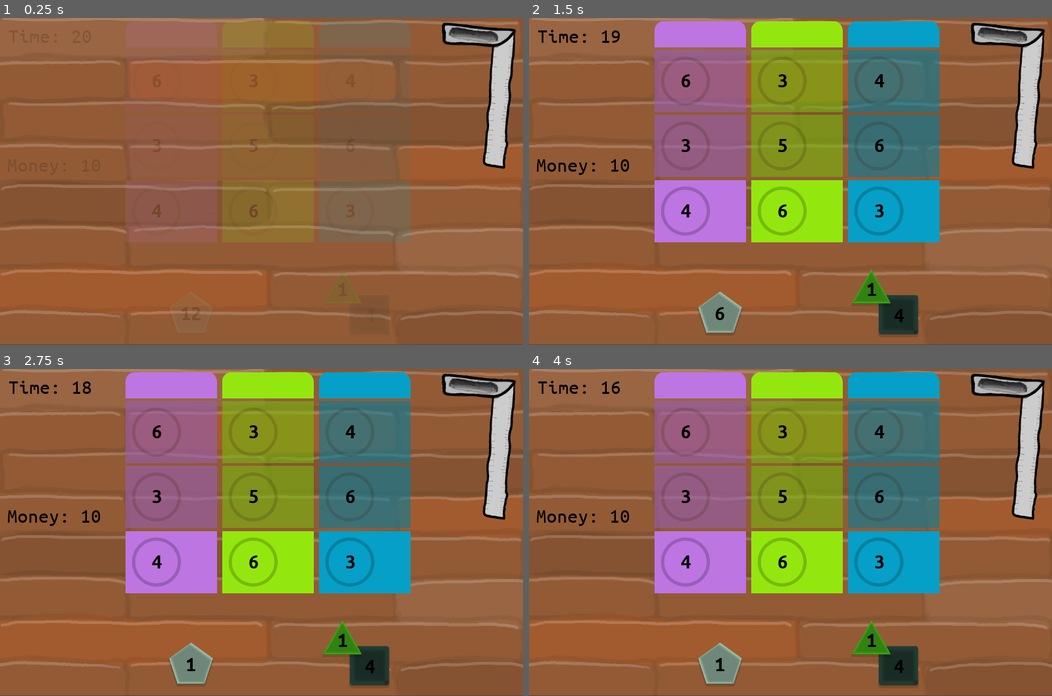
Above: before the commit, frames 1-4 (two rows, left to right).
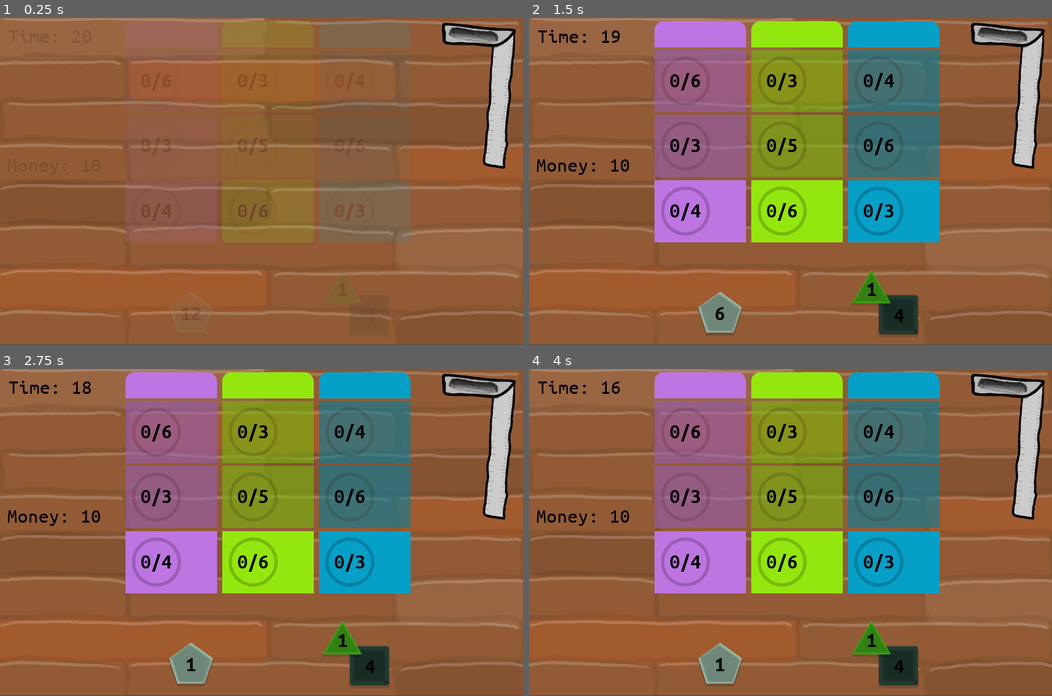
Above: after the commit, the same moments.

Repository: matzebond/DiceRepair
Game: Godot game, scene res://scenes/screens/RootNode.tscn
The game is run twice, just before and just after one commit, with the same random seed, the same clock (stepped at 60 frames per second) and the same inputs.
Inputs (mouse positions are in pixels of both pictures, inside the frame that each line leads up to):
- Up to frame 1 (0.25 s): no input
- Up to frame 2 (1.5 s): drag from (900, 315) to (701, 80) at 0.52 s; tap Enter at 1.25 s; drag from (868, 289) to (701, 80) at 1.27 s
- Up to frame 3 (2.75 s): tap Space at 2 s; move the mouse to (188, 663) at 2.02 s; click (188, 663) at 2.17 s
- Up to frame 4 (4 s): tap Enter at 2.75 s; drag from (764, 597) to (701, 496) at 2.77 s; tap Space at 3.5 s; move the mouse to (947, 581) at 3.52 s; click (947, 581) at 3.67 s

The runs differ from the first frame. In frame 1, 0.3% of the frame differs, in the area x 27-70%, y 56-62%; in frame 2, 1.2%, in the area x 27-70%, y 16-62%; in frame 3, 1.2%; in frame 4, 1.2%.

Commit message:
Added wait time to JobStep

Diff:
--- a/scenes/die/Die.gd
+++ b/scenes/die/Die.gd
@@ -95,6 +95,7 @@
 func roll():
     last_roll_time = -1
     state = Rolling
+    play_tween_make_opaque()
     $Tween.interpolate_method(self, "rolling", 0, ANIM_ROLLS, 2 + randf(), Tween.TRANS_EXPO, Tween.EASE_OUT)
     $Tween.start()
 
@@ -161,15 +162,9 @@
     $Tween.start()
 
 func play_tween_make_trans():
-    var c = modulate
-    var c_a = Color(c.r, c.g, c.b, 1)
-    var c_b = Color(c.r, c.g, c.b, 0.65)
-    $Tween.interpolate_property(self, "modulate", c_a, c_b, 0.4, Tween.EASE_IN_OUT, Tween.TRANS_SINE)
+    $Tween.interpolate_property(self, "modulate:a", 1, .65, 0.4, Tween.EASE_IN_OUT, Tween.TRANS_SINE)
     $Tween.start()
 
 func play_tween_make_opaque():
-    var c = modulate
-    var c_a = Color(c.r, c.g, c.b, 1)
-    var c_b = Color(c.r, c.g, c.b, 0.65)
-    $Tween.interpolate_property(self, "modulate", c_b, c_a, 0.4, Tween.EASE_IN_OUT, Tween.TRANS_SINE)
+    $Tween.interpolate_property(self, "modulate:a", .65, 1, 0.4, Tween.EASE_IN_OUT, Tween.TRANS_SINE)
     $Tween.start()
--- a/scenes/jobs/JobStep.gd
+++ b/scenes/jobs/JobStep.gd
@@ -2,7 +2,12 @@
 
 export var work_min:int = 1
 export var work_max:int = 8
-var work:int
+
+var work_req:int
+var work_cur:int
+
+var is_waiting = false
+var time_to_wait_left
 
 var job
 
@@ -12,50 +17,68 @@
 
 var has_inited = false
 
+onready var sprite_done = preload("res://assets/img/jobs/jobstep_done.png")
+
 func init(job):
     self.job = job
 
     $Sprite.modulate = job.color
 
-    work = rand_range(work_min, work_max+1)
+    work_req = rand_range(work_min, work_max+1)
     update_work()
 
     return self
 
 func update_work():
 
+    var last_work_cur = work_cur
     # calculate work left
-    var work_left = work
+    work_cur = 0
     for die in dice:
         var die_value = die.faces[die.face_index]
         if die_value is int:
-            work_left -= die_value
+            work_cur += die_value
         else:
             pass # TODO symbols
 
-    if work_left <= 0:
-        is_done()
+    # start wait time
+    if work_cur >= work_req:
+        is_waiting = true
+        $Sprite.texture = sprite_done
+        $DropArea.is_active = false
+        time_to_wait_left = work_cur
 
     # update view
-    if has_inited:
-        var a = int($Sprite/Label.text)
-        var b = work_left
+    if has_inited: # dont animate the first time
         if $Tween.is_active():
             $Tween.stop(self, "set_text")
-        $Tween.interpolate_method(self, "set_text", a, b, abs(a-b)*0.1)
+        $Tween.interpolate_method(self, "set_text_work_cur", last_work_cur, work_cur, abs(last_work_cur-work_cur)*0.1)
         $Tween.start()
     else:
-        set_text(work_left)
+        set_text_work_cur(0)
     has_inited = true
 
 
+func set_text_work_cur(val):
+    set_text(str(round(val)) + "/" + str(work_req))
 
-func set_text(val):
-    $Sprite/Label.text = str(round(val))
+func set_text(text):
+    $Label.text = text
 
 func enable(enable):
     $DropArea.is_active = enable
     $Sprite.self_modulate = Color(1,1,1,1) if enable else Color(0.8,0.8,0.8,0.6)
+
+
+func _process(delta):
+    if is_waiting:
+        time_to_wait_left -= delta
+        set_text(str(round(time_to_wait_left)))
+        if time_to_wait_left <= 0:
+            is_done()
+            is_waiting = false # prevent duplicate calls
+
+
 
 func is_done():
     job.current_step_done()
@@ -64,7 +87,7 @@
 
     self.queue_free()
     for die in dice:
-        die.queue_free()
+        get_tree().current_scene.active_scene.add_die(die)
 
 func _on_DropArea_drop_item(die):
     dice.push_back(die)
--- a/scenes/jobs/JobStep.tscn
+++ b/scenes/jobs/JobStep.tscn
@@ -11,13 +11,13 @@
 [node name="Sprite" type="Sprite" parent="."]
 texture = ExtResource( 1 )
 
-[node name="Label" type="Label" parent="Sprite"]
+[node name="Label" type="Label" parent="."]
 anchor_right = 1.0
 anchor_bottom = 1.0
 margin_left = -96.0
 margin_top = -28.0
-margin_right = -199.0
-margin_bottom = -13.0
+margin_right = 23.0
+margin_bottom = 25.0
 custom_fonts/font = ExtResource( 2 )
 custom_colors/font_color = Color( 0, 0, 0, 1 )
 text = "12"
--- a/scenes/screens/GameScene.gd
+++ b/scenes/screens/GameScene.gd
@@ -24,7 +24,8 @@
 
 func add_die(die):
     die.position = random_die_pos()
-    self.add_child(die)
+    if die.get_parent() == null:
+        self.add_child(die)
     die.roll()
 
 func random_die_pos():
